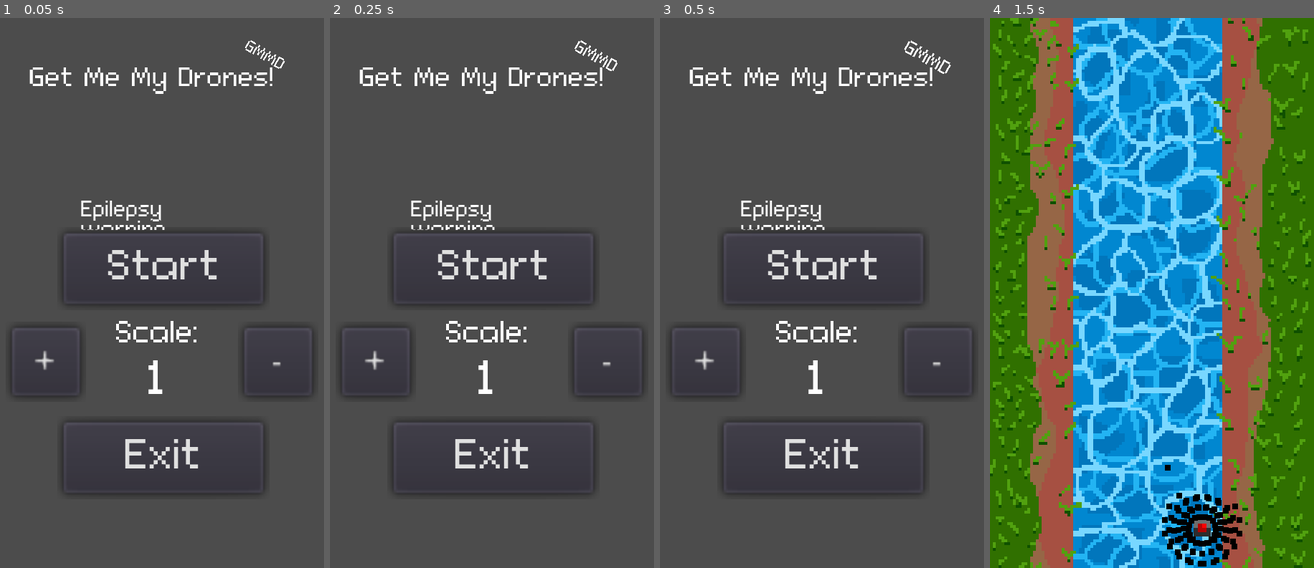
Above: before the commit, frames 1-4 (left to right).
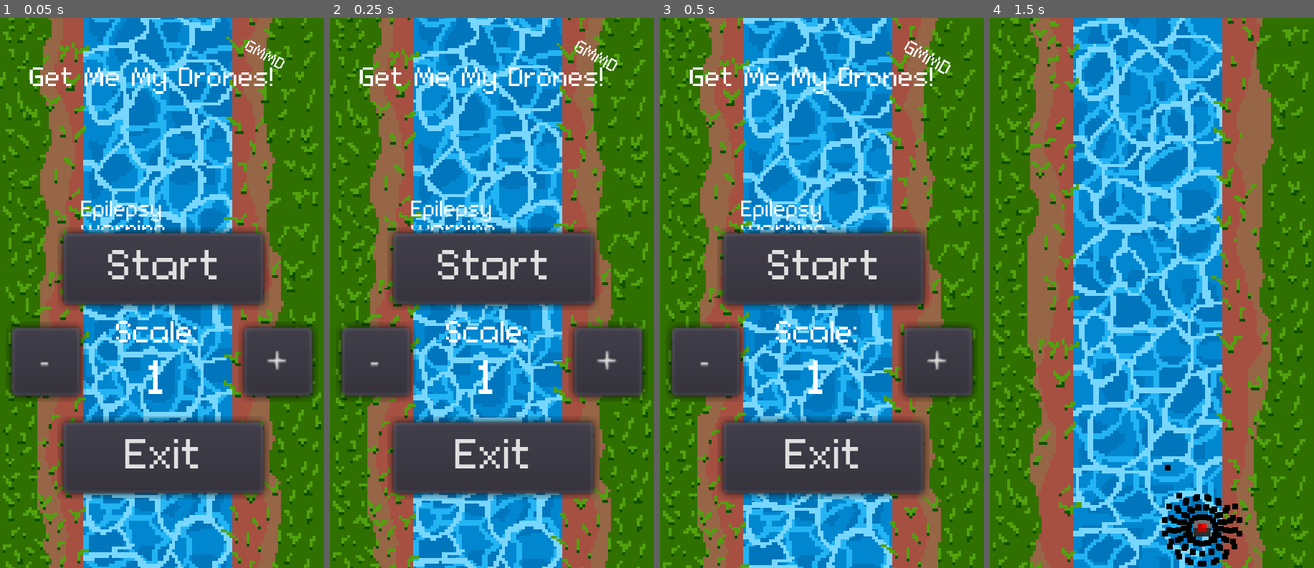
Above: after the commit, the same moments.

Repository: Fl0xy/LD44_Your_life_is_currency
Game: Godot game, scene res://scenes/start.tscn
Two runs of this game, one before a commit and one after it. Both use one fixed random seed, a clock stepped at 60 frames per second and the inputs below.
Inputs:
- Up to frame 1 (0.05 s): no input
- Up to frame 2 (0.25 s): no input
- Up to frame 3 (0.5 s): no input
- Up to frame 4 (1.5 s): click "Start" at 0.5 s; tap Enter (ui_accept) at 1.25 s; hold D (right) from 1.28 s (still down); tap Space (fire) at 1.35 s

The runs differ from the first frame. In frame 1, 78% of the frame differs, in the area x 0-100%, y 0-100%; in frame 2, 78%; in frame 3, 78%; in frame 4, nothing differs.

Commit message:
added Background in Start added sound to the rapid fire gunship

Diff:
--- a/assets/enemys/rapid_fire_gun_ship.gd
+++ b/assets/enemys/rapid_fire_gun_ship.gd
@@ -27,6 +27,7 @@
 			instance.set_global_position($projectile/spawn_right.get_global_position())
 			$muzzleflash/right.visible = true
 			side = (side + 1) % GUN_COUNT
+		$sound.play()
 		get_parent().get_parent().add_child(instance)
 
 		time -= time_between_shoots
--- a/assets/enemys/rapid_fire_gun_ship.tscn
+++ b/assets/enemys/rapid_fire_gun_ship.tscn
@@ -1,8 +1,9 @@
-[gd_scene load_steps=13 format=2]
+[gd_scene load_steps=14 format=2]
 
 [ext_resource path="res://scripts/continues_motion_2D.gd" type="Script" id=1]
 [ext_resource path="res://assets/entity_texture_atlas.png" type="Texture" id=2]
 [ext_resource path="res://assets/enemys/rapid_fire_gun_ship.gd" type="Script" id=3]
+[ext_resource path="res://assets/raid_fire_gunship.wav" type="AudioStream" id=4]
 
 [sub_resource type="AtlasTexture" id=1]
 atlas = ExtResource( 2 )
@@ -84,6 +85,18 @@
 texture = SubResource( 5 )
 offset = Vector2( 0.5, 0 )
 
+[node name="projectile" type="Node2D" parent="ship_body"]
+
+[node name="spawn_left" type="Node2D" parent="ship_body/projectile"]
+position = Vector2( -4, 14 )
+rotation = 3.14159
+scale = Vector2( 1, -1 )
+
+[node name="spawn_right" type="Node2D" parent="ship_body/projectile"]
+position = Vector2( 4, 14 )
+rotation = 3.14159
+scale = Vector2( 1, -1 )
+
 [node name="muzzleflash" type="Node2D" parent="ship_body"]
 
 [node name="left" type="Sprite" parent="ship_body/muzzleflash"]
@@ -103,17 +116,9 @@
 z_index = 1
 texture = SubResource( 7 )
 
-[node name="projectile" type="Node2D" parent="ship_body"]
-
-[node name="spawn_left" type="Node2D" parent="ship_body/projectile"]
-position = Vector2( -4, 14 )
-rotation = 3.14159
-scale = Vector2( 1, -1 )
-
-[node name="spawn_right" type="Node2D" parent="ship_body/projectile"]
-position = Vector2( 4, 14 )
-rotation = 3.14159
-scale = Vector2( 1, -1 )
+[node name="sound" type="AudioStreamPlayer" parent="ship_body"]
+stream = ExtResource( 4 )
+volume_db = -21.69
 
 [node name="Area2D" type="Area2D" parent="."]
 editor/display_folded = true
--- a/scenes/background.gd
+++ b/scenes/background.gd
@@ -1,23 +1,34 @@
 extends Node2D
 
+export var speedFactor: float = 1
 # Declare member variables here. Examples:
 # var a = 2
 # var b = "text"
 
-const defVector: Vector2 = Vector2(0,10)
+var defVectorY: float = 10.0
+var w2
+var w3
+var w4
+var g1
+var g2
+var g3
 
 # Called when the node enters the scene tree for the first time.
 func _ready():
-	#$ParallaxBackground/ParallaxLayer.motion_offset = Vector2(0,1)
-	#$ParallaxBackground/ParallaxLayer.motion_scale = Vector2(1,10)
+	w2 = $ParallaxBackground/W2
+	w3 = $ParallaxBackground/W3
+	w4 = $ParallaxBackground/W4
+
+	g1 = $ParallaxBackground/G1
+	g2 = $ParallaxBackground/G2
+	g3 = $ParallaxBackground/G3
 	pass
 
 func _process(delta):
-	$ParallaxBackground/W1.motion_offset.y = fmod($ParallaxBackground/W1.motion_offset.y + defVector.y, 192)
-	$ParallaxBackground/W2.motion_offset.y = fmod($ParallaxBackground/W2.motion_offset.y + defVector.y + 2, 192)
-	$ParallaxBackground/W3.motion_offset.y = fmod($ParallaxBackground/W3.motion_offset.y + defVector.y + 5, 192)
-	$ParallaxBackground/W4.motion_offset.y = fmod($ParallaxBackground/W4.motion_offset.y + defVector.y + 7, 192)
+	w2.motion_offset.y = fmod(w2.motion_offset.y + (defVectorY + 2)* speedFactor, 192)
+	w3.motion_offset.y = fmod(w3.motion_offset.y + (defVectorY + 5)* speedFactor, 192)
+	w4.motion_offset.y = fmod(w4.motion_offset.y + (defVectorY + 7)* speedFactor, 192)
 
-	$ParallaxBackground/G1.motion_offset.y = fmod($ParallaxBackground/G1.motion_offset.y + defVector.y + 9, 192)
-	$ParallaxBackground/G2.motion_offset.y = fmod($ParallaxBackground/G2.motion_offset.y + defVector.y + 11, 192)
-	$ParallaxBackground/G3.motion_offset.y = fmod($ParallaxBackground/G3.motion_offset.y + defVector.y + 13, 192)
+	g1.motion_offset.y = fmod(g1.motion_offset.y + (defVectorY + 9)* speedFactor, 192)
+	g2.motion_offset.y = fmod(g2.motion_offset.y + (defVectorY + 11)* speedFactor, 192)
+	g3.motion_offset.y = fmod(g3.motion_offset.y + (defVectorY + 13)* speedFactor, 192)
--- a/scenes/background.tscn
+++ b/scenes/background.tscn
@@ -15,10 +15,7 @@
 [node name="ParallaxBackground" type="ParallaxBackground" parent="."]
 scroll_ignore_camera_zoom = true
 
-[node name="W1" type="ParallaxLayer" parent="ParallaxBackground"]
-motion_mirroring = Vector2( 0, 192 )
-
-[node name="Sprite" type="Sprite" parent="ParallaxBackground/W1"]
+[node name="W1" type="Sprite" parent="ParallaxBackground"]
 position = Vector2( 56.5, 96 )
 texture = ExtResource( 2 )
 
--- a/scenes/player.gd
+++ b/scenes/player.gd
@@ -42,8 +42,8 @@
 		velocity.y += 1
 	if Input.is_action_just_pressed('fire'):
 		if prodjectiles.size() != 0:
+			var proj = prodjectiles.pop_front()
 			$AudioStreamPlayer.play()
-			var proj = prodjectiles.pop_front()
 			check_Gameover()
 			proj.fire()
 			remove_child(proj)
--- a/scenes/start.tscn
+++ b/scenes/start.tscn
@@ -1,7 +1,8 @@
-[gd_scene load_steps=10 format=2]
+[gd_scene load_steps=11 format=2]
 
 [ext_resource path="res://scenes/start.gd" type="Script" id=1]
 [ext_resource path="res://assets/Connection.otf" type="DynamicFontData" id=2]
+[ext_resource path="res://scenes/background.tscn" type="PackedScene" id=3]
 
 [sub_resource type="DynamicFont" id=1]
 size = 14
@@ -100,16 +101,16 @@
 }
 
 [node name="SP" type="Button" parent="."]
-margin_left = 4.0
+margin_left = 85.0
 margin_top = 108.0
-margin_right = 28.0
+margin_right = 109.0
 margin_bottom = 132.0
 text = "+"
 
 [node name="SM" type="Button" parent="."]
-margin_left = 85.0
+margin_left = 4.0
 margin_top = 108.0
-margin_right = 109.0
+margin_right = 28.0
 margin_bottom = 132.0
 text = "-"
 
@@ -137,6 +138,9 @@
 "_edit_lock_": true
 }
 
+[node name="Node2D" parent="." instance=ExtResource( 3 )]
+speedFactor = 0.01
+
 [connection signal="pressed" from="Button" to="." method="_on_Button_pressed"]
 [connection signal="pressed" from="Button2" to="." method="_on_Button2_pressed"]
 [connection signal="pressed" from="SP" to="." method="_on_SP_pressed"]
Not shown, added: assets/raid_fire_gunship.wav.import
Not shown, added: assets/raid_fire_gunship.wav
Not shown, added: assets/sfxr/laser2.sfxr
Not shown, added: assets/sfxr/rapid_fire_gunship.sfxr
